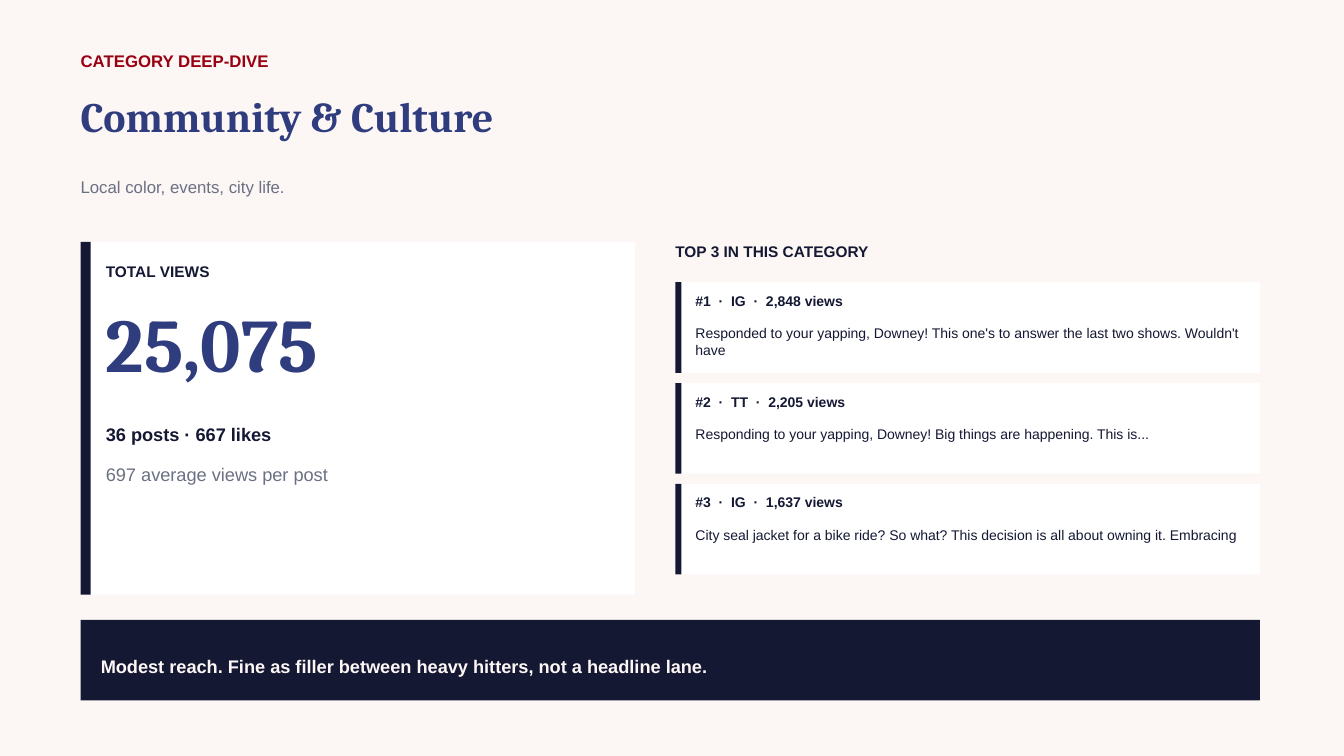
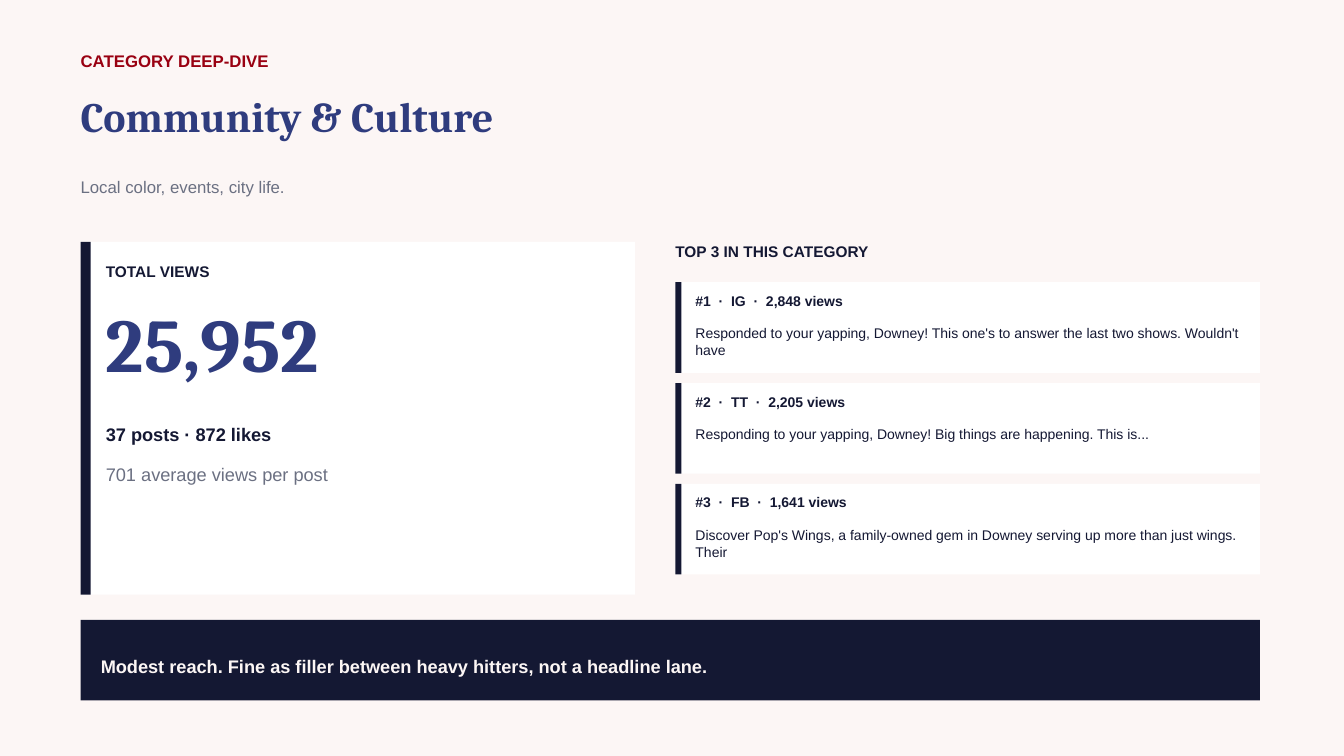
Before and after one commit to zvmmer/talking-downey-kpis, a slide deck: slide 10 of SPONSOR_CONTENT_REPORT.pptx (slide 9 before the commit). Drawn at 1344x756 pixels with LibreOffice and Linux fonts; fonts in the diff are those of the drawing. Boxes give left, top, right and bottom in pixels: in the first picture for what was removed or moved away, otherwise in the second. Text is boxed around its words. In the diff, an @@ line names an element or a change of style, - is before the commit and + after.

```diff
--- a/SPONSOR_CONTENT_REPORT.pptx
+++ b/SPONSOR_CONTENT_REPORT.pptx
@@ text at (106, 320, 319, 383): text changed @@
-25,075
+25,952
@@ text at (106, 427, 271, 445): text changed @@
-36 posts · 667 likes
+37 posts · 872 likes
@@ text at (106, 468, 328, 485): text changed @@
-697 average views per post
+701 average views per post
@@ text at (695, 497, 847, 509): text changed @@
-#3 · IG · 1,637 views
+#3 · FB · 1,641 views
@@ text at (695, 530, 1237, 557): text changed @@
-City seal jacket for a bike ride? So what? This decision is all about owning it. Embracing
+Discover Pop's Wings, a family-owned gem in Downey serving up more than just wings. Their
```
Also in this commit, not shown: 12 other slides changed, 5 other files.
